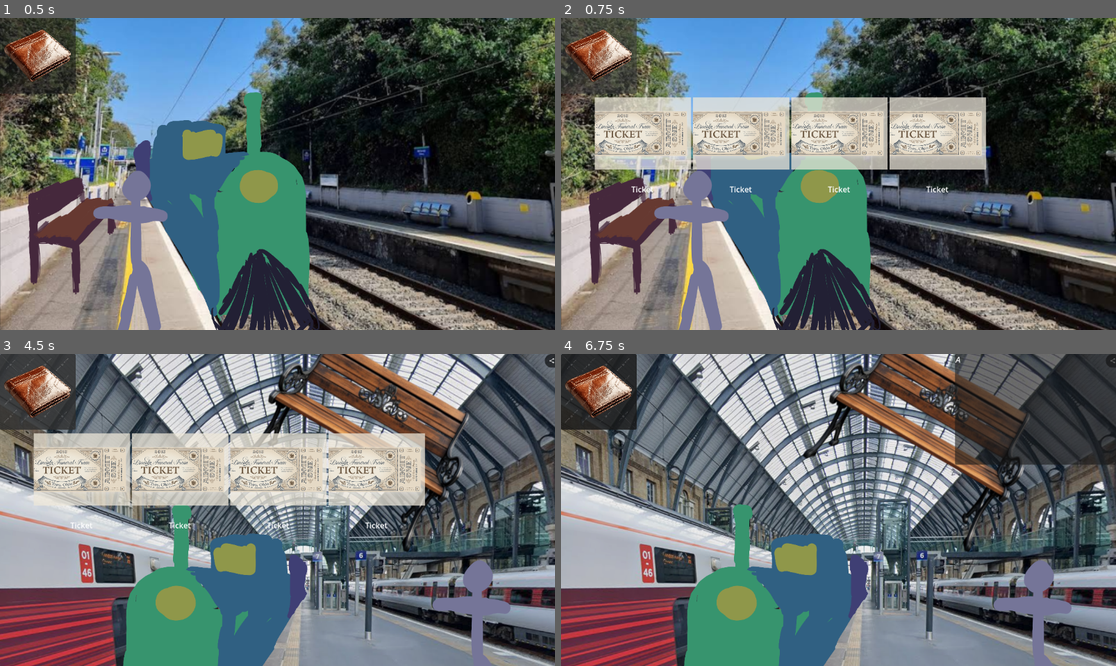
Above: before the commit, frames 1-4 (two rows, left to right).
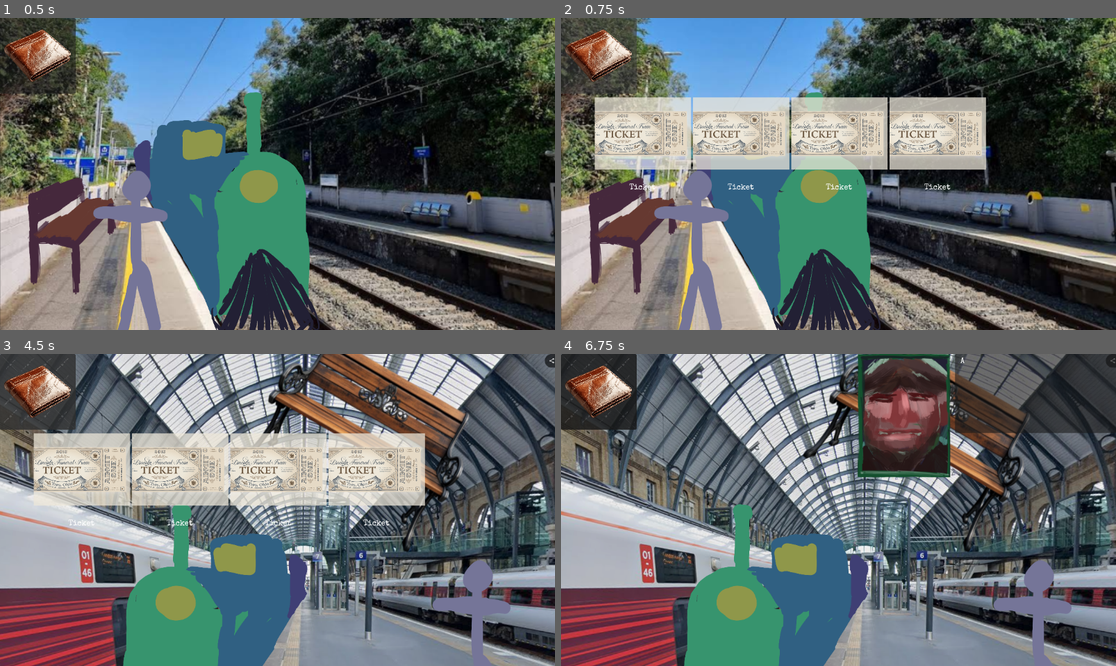
Above: after the commit, the same moments.

Repository: JCoMcL/ld59
Game: Godot game, scene res://root.tscn
Same seed, same stepped clock (60 frames per second), same inputs: the game is played once before the commit and once after it.
Inputs (mouse positions are in pixels of both pictures, inside the frame that each line leads up to):
- Up to frame 1 (0.5 s): no input
- Up to frame 2 (0.75 s): click (599, 55) at 0.5 s
- Up to frame 3 (4.5 s): click (38, 391) at 1.25 s; click (38, 391) at 2 s; tap Enter at 2.75 s; move the mouse to (72, 563) at 2.77 s; click (72, 563) at 2.92 s; tap Space at 3.5 s; move the mouse to (222, 547) at 3.52 s; click (222, 547) at 3.67 s; click (38, 391) at 4.27 s
- Up to frame 4 (6.75 s): click (599, 391) at 5.02 s; click (599, 391) at 5.77 s; tap Enter at 6.5 s; move the mouse to (1043, 644) at 6.52 s; click (1043, 644) at 6.67 s

Frame 1 is identical in both runs. In frame 2, 0.3% of the frame differs, in the area x 12-71%, y 53-56%; in frame 3, 0.3%; in frame 4, 8.1%, in the area x 53-100%, y 0-40%.

Commit message:
add nicer dialogue with character portrait

Diff:
--- a/characters/character.gd
+++ b/characters/character.gd
@@ -1,21 +1,21 @@
 extends TextureRect
 
 @export var speaker_color:Color
-
+@export var speaker_portrait:Texture2D
 
 func open_dialogue():
 	var p = Root.get_dialogue_panel(self)
+	print(p)
+	p.clear()
 	p.speaker_color = speaker_color
+	p.set_speaker_portrait(speaker_portrait)
 	await p.add_description_box(
-"A murky old man rests against a cold brick. His face reminds you of an every single alcoholic
-human misfortune you ever saw. His teeth are pereodically clinging on an empty bottle of
-cheap beer in a desperate attempt to extract a nostalgic flavor. It feels like the bottle
-sucks his life out."
+"A murky old man rests against a cold brick. His face reminds you of an every single alcoholic human misfortune you ever saw. His teeth are pereodically clinging on an empty bottle of cheap beer in a desperate attempt to extract a nostalgic flavor. It feels like the bottle sucks his life out."
 	).done_showing
 	await p.add_description_box(
 "A torn-off voice is reaching you through his mouth, the rest of his body appears almost immobile."
 	).done_showing
-	await p.add_speech_box("Ah, what did [i]you[/i] do").done_showing
+	await p.add_speech_box("Ah... what did [i]you[/i] do?").done_showing
 
 
 func _gui_input(ev: InputEvent):
--- a/panel.tscn
+++ /dev/null
@@ -1,5 +0,0 @@
-[gd_scene format=3 uid="uid://fpu72xtwiavd"]
-
-[ext_resource type="PackedScene" uid="uid://y3ri0ivk8tb2" path="res://ui/textbox.tscn" id="1_y26ic"]
-
-[node name="Panel" unique_id=95958961 instance=ExtResource("1_y26ic")]
--- a/root.tscn
+++ b/root.tscn
@@ -1,8 +1,16 @@
 [gd_scene format=3 uid="uid://dkvlgaksdih5c"]
 
+[ext_resource type="FontFile" uid="uid://0x8drqanqte4" path="res://ui/fonts/SpecialElite.ttf" id="1_28aoi"]
 [ext_resource type="Script" uid="uid://xo1qhcuxhn47" path="res://root.gd" id="1_vvh5c"]
 [ext_resource type="PackedScene" uid="uid://bo8wpeovb82mm" path="res://stations/temp_station_1.tscn" id="2_28aoi"]
 [ext_resource type="PackedScene" uid="uid://cpi2hvhc0scgm" path="res://ui/dialogue_area.tscn" id="3_vvh5c"]
+
+[sub_resource type="Theme" id="Theme_vvh5c"]
+default_font = ExtResource("1_28aoi")
+MarginContainer/constants/margin_bottom = 4
+MarginContainer/constants/margin_left = 11
+MarginContainer/constants/margin_right = 11
+MarginContainer/constants/margin_top = 7
 
 [node name="Root" type="Control" unique_id=226547074]
 layout_mode = 3
@@ -11,6 +19,7 @@
 anchor_bottom = 1.0
 grow_horizontal = 2
 grow_vertical = 2
+theme = SubResource("Theme_vvh5c")
 script = ExtResource("1_vvh5c")
 
 [node name="Background" parent="." unique_id=2073133590 instance=ExtResource("2_28aoi")]
@@ -24,6 +33,8 @@
 grow_vertical = 1
 
 [node name="DialogueArea" parent="." unique_id=83460316 instance=ExtResource("3_vvh5c")]
+z_index = 2
 layout_mode = 1
 offset_left = -334.0
 offset_right = 0.0
+speaker_color = Color(1, 1, 1, 1)
--- a/stations/temp_station_1.tscn
+++ b/stations/temp_station_1.tscn
@@ -8,6 +8,7 @@
 [ext_resource type="Script" path="res://stations/bench.gd" id="4_oobug"]
 [ext_resource type="Texture2D" uid="uid://dn15g3n6bs88t" path="res://characters/character.png" id="4_rtb34"]
 [ext_resource type="Script" uid="uid://d01pck3eq7tgb" path="res://characters/character.gd" id="5_h7l33"]
+[ext_resource type="Texture2D" uid="uid://bqha017spq743" path="res://characters/drunkard.png" id="9_ron4f"]
 
 [node name="Background" type="TextureRect" unique_id=2073133590]
 anchors_preset = 15
@@ -51,3 +52,4 @@
 texture = ExtResource("4_rtb34")
 script = ExtResource("5_h7l33")
 speaker_color = Color(0.23030767, 0.69813985, 0.59408265, 1)
+speaker_portrait = ExtResource("9_ron4f")
--- a/ui/dialogue_area.tscn
+++ b/ui/dialogue_area.tscn
@@ -9,14 +9,15 @@
 anchor_left = 1.0
 anchor_right = 1.0
 anchor_bottom = 1.0
-offset_left = -348.0
-offset_right = -14.0
+offset_left = -676.2
+offset_right = -359.0
 grow_horizontal = 0
 grow_vertical = 2
 size_flags_vertical = 3
 mouse_filter = 2
 script = ExtResource("1_nn4bx")
 width = 334
+speaker_color = null
 
 [node name="ScrollContainer" type="ScrollContainer" parent="." unique_id=1693824672]
 layout_mode = 1
@@ -32,3 +33,9 @@
 size_flags_horizontal = 3
 size_flags_vertical = 3
 mouse_filter = 2
+
+[node name="SpeakerPortrait" type="TextureRect" parent="." unique_id=790254732]
+unique_name_in_owner = true
+layout_mode = 0
+offset_right = 40.0
+offset_bottom = 40.0
--- a/ui/dialogue_panel.gd
+++ b/ui/dialogue_panel.gd
@@ -8,8 +8,6 @@
 
 @onready var timeline = $"ScrollContainer/VBoxContainer"
 
-signal response(code)
-
 # Called when the node enters the scene tree for the first time.
 func _ready() -> void:
 	visible = timeline.get_child_count() > 0
@@ -19,6 +17,16 @@
 func _process(delta: float) -> void:
 	size.x = min(width, get_parent().size.x * width_ratio)
 	position.x = get_parent().size.x - size.x
+
+func clear():
+	for c in timeline.get_children():
+		c.free()
+
+func set_speaker_portrait(tex:Texture2D):
+	if not tex:
+		return
+	%SpeakerPortrait.texture = tex
+	%SpeakerPortrait.position.x = -tex.get_size().x -10
 
 const textbox_scn = preload("res://ui/textbox.tscn")
 func add_box(s:String) -> TextBox:
--- a/ui/textbox.tscn
+++ b/ui/textbox.tscn
@@ -15,3 +15,4 @@
 size_flags_vertical = 0
 bbcode_enabled = true
 fit_content = true
+visible_characters = 0
